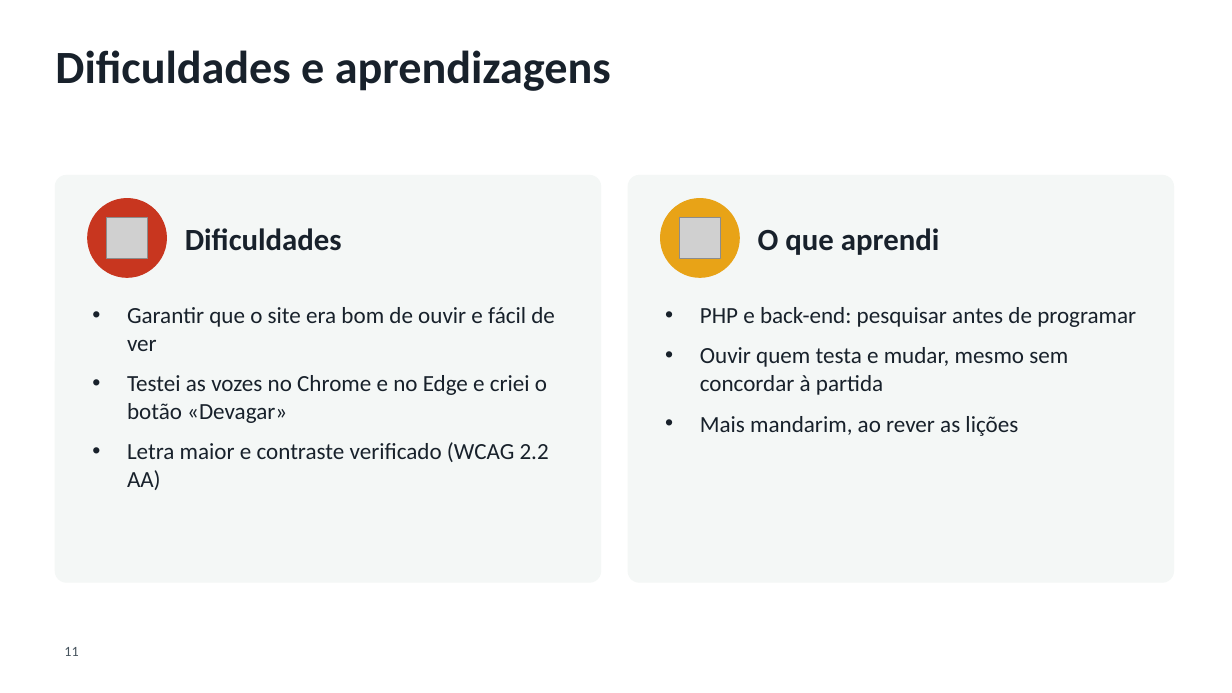
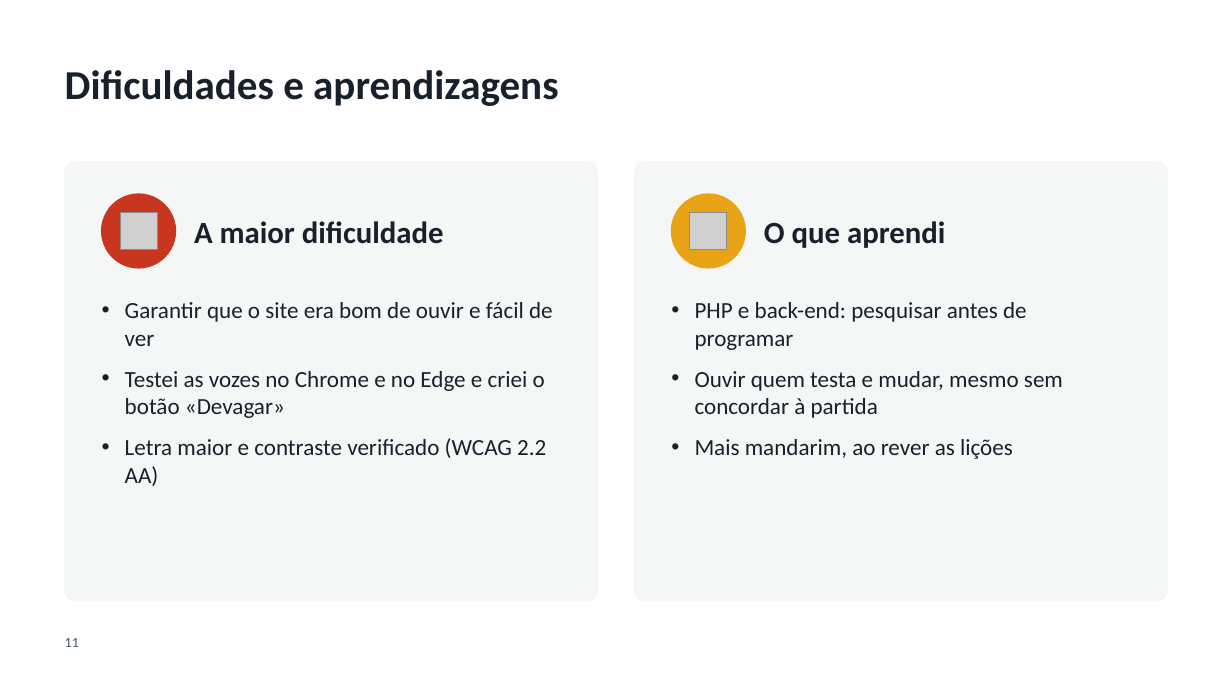
Before and after one commit to SCCPScar/MandarinCourse, a slide deck: slide 11 of docs/entregas/Apresentação - Chá.pptx. Drawn at 1232x693 pixels with LibreOffice and Linux fonts; fonts in the diff are those of the drawing; grey boxes stand for pictures; background and template pictures are left out. Boxes give left, top, right and bottom in pixels: in the first picture for what was removed or moved away, otherwise in the second. Text is boxed around its words. In the diff, an @@ line names an element or a change of style, - is before the commit and + after.

```diff
--- a/docs/entregas/Apresentação - Chá.pptx
+++ b/docs/entregas/Apresentação - Chá.pptx
@@ title "Dificuldades e aprendizagens": place and size @@
-title "Dificuldades e aprendizagens" at (55,50,611,91)
+title "Dificuldades e aprendizagens" at (65,70,558,106)
@@ title "Dificuldades e aprendizagens" at (65,70,558,106): size 36 to 32 pt; vertical alignment top to middle @@
@@ rounded rectangle at (65,162,598,601): proportions changed @@
@@ rounded rectangle: place and size @@
-rounded rectangle at (55,176,601,582)
+rounded rectangle at (65,162,598,601)
@@ rounded rectangle: place and size @@
-rounded rectangle at (628,176,1174,582)
+rounded rectangle at (635,162,1168,601)
@@ rounded rectangle at (635,162,1168,601): proportions changed @@
@@ ellipse: place and size @@
-ellipse at (88,199,166,277)
+ellipse at (102,194,176,268)
@@ ellipse: place and size @@
-ellipse at (661,199,739,277)
+ellipse at (672,194,746,268)
@@ text "O que aprendi": place and size @@
-text "O que aprendi" at (758,228,939,255)
+text "O que aprendi" at (764,221,945,248)
@@ picture: place and size @@
-picture at (106,217,147,258)
+picture at (120,213,157,250)
@@ text at (194,221,444,244): text changed @@
-Dificuldades
+A maior dificuldade
@@ picture: place and size @@
-picture at (679,217,720,258)
+picture at (690,213,727,250)
@@ text "Garantir que o site era ..." at (125,302,553,486): indent changed @@
@@ text "PHP e back-end: pesquisar antes ..." at (695,302,1063,459): indent changed @@
@@ page number: place and size @@
-page number at (64,647,78,656)
+page number at (65,638,79,647)
```
Also in this commit, not shown: 22 other slides changed, 6 other files.
